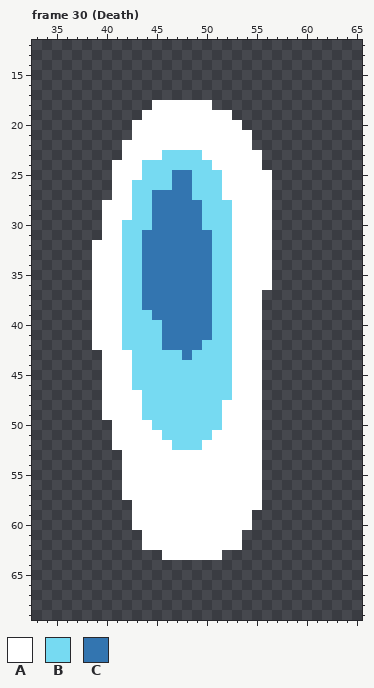
Pixel-art file -- JamJamUnityProj/Assets/Art/Animations/Angel Animations.aseprite. The picture above is the old version.
100x100 pixels, 38 frames. Shown: frame 30 (Death): x 33..65, y 12..69. The commit also changed other frames, which this record leaves out.
Visible layers, top first: "sword hands", "Sword", "bow hands", "Arrow", "bow", "Angel".
Palette (. is transparent): A #ffffff  B #76daf2  C #3375b0
Pixels before, frame 30 (Death), first column x 39:
18 ......AAAAAA......
19 .....AAAAAAAAA....
20 ....AAAAAAAAAAA...
21 ....AAAAAAAAAAAA..
22 ...AAAAAAAAAAAAA..
23 ...AAAABBBBAAAAAA.
24 ..AAABBBBBBBAAAAA.
25 ..AAABBBCCBBBAAAAA
26 ..AABBBBCCBBBAAAAA
27 ..AABBCCCCBBBAAAAA
28 .AAABBCCCCCBBBAAAA
29 .AAABBCCCCCBBBAAAA
30 .AABBBCCCCCBBBAAAA
31 .AABBCCCCCCCBBAAAA
32 AAABBCCCCCCCBBAAAA
33 AAABBCCCCCCCBBAAAA
34 AAABBCCCCCCCBBAAAA
35 AAABBCCCCCCCBBAAAA
36 AAABBCCCCCCCBBAAAA
37 AAABBCCCCCCCBBAAA.
38 AAABBCCCCCCCBBAAA.
39 AAABBBCCCCCCBBAAA.
40 AAABBBBCCCCCBBAAA.
41 AAABBBBCCCCCBBAAA.
42 AAABBBBCCCCBBBAAA.
43 .AAABBBBBCBBBBAAA.
44 .AAABBBBBBBBBBAAA.
45 .AAABBBBBBBBBBAAA.
46 .AAABBBBBBBBBBAAA.
47 .AAAABBBBBBBBBAAA.
48 .AAAABBBBBBBBAAAA.
49 .AAAABBBBBBBBAAAA.
50 ..AAAABBBBBBBAAAA.
51 ..AAAAABBBBBAAAAA.
52 ..AAAAAABBBAAAAAA.
53 ...AAAAAAAAAAAAAA.
54 ...AAAAAAAAAAAAAA.
55 ...AAAAAAAAAAAAAA.
56 ...AAAAAAAAAAAAAA.
57 ...AAAAAAAAAAAAAA.
58 ....AAAAAAAAAAAAA.
59 ....AAAAAAAAAAAA..
60 ....AAAAAAAAAAAA..
61 .....AAAAAAAAAA...
62 .....AAAAAAAAAA...
63 .......AAAAAA.....
And afterwards:
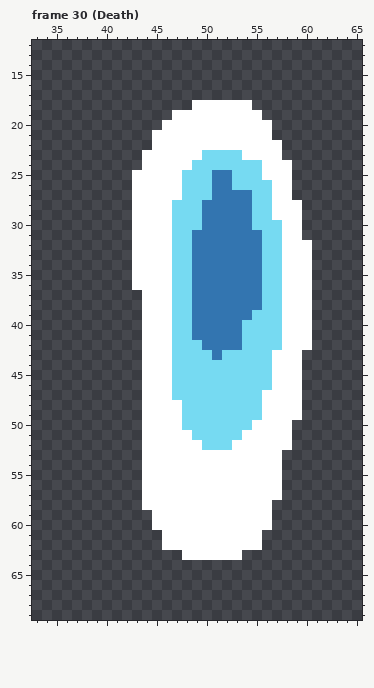
Edits made:
Changed rows in their new state; - is an unchanged pixel.
Frame 30 (Death), layer "Angel":
first column x 39:
18 ------....--AAAA------
19 -----...------AAA-----
20 ----...--------AAA----
21 ----..----------AA----
22 ---...----------AAA---
23 ---..--AAAABBBB--AA---
24 --...AAAAA--BBBBBAAA--
25 --..-AAAAB--CCBBB-AA--
26 --..AAAAAB--CCBBBBAA--
27 --..AAAAAB--CCCCBBAA--
28 -...AAAABBBCCCCCBBAAA-
29 -...AAAABBBCCCCCBBAAA-
30 -...AAAABBBCCCCCBBBAA-
31 -...AAAABB--CCCCCBBAA-
32 ....AAAABB--CCCCCBBAAA
33 ....AAAABB--CCCCCBBAAA
34 ....AAAABB--CCCCCBBAAA
35 ....AAAABB--CCCCCBBAAA
36 ....AAAABB--CCCCCBBAAA
37 .....AAABB--CCCCCBBAAA
38 .....AAABB--CCCCCBBAAA
39 .....AAABB--CCCCBBBAAA
40 .....AAABB--CCCBBBBAAA
41 .....AAABB--CCCBBBBAAA
42 .....AAABBBCCCCBBBBAAA
43 -....AAA-B--C-BBBBAAA-
44 -....AAA------BBBBAAA-
45 -....AAA------BBBBAAA-
46 -....AAA------BBBBAAA-
47 -....AAA------BBBAAAA-
48 -....AAAA----BBBBAAAA-
49 -....AAAA----BBBBAAAA-
50 --...-AAA----BBB-AAA--
51 --...--AAA--BBB--AAA--
52 --...---AAABBB---AAA--
53 ---..------------AA---
54 ---..------------AA---
55 ---..------------AA---
56 ---..------------AA---
57 ---..------------AA---
58 ----.------------A----
59 ----..----------AA----
60 ----..----------AA----
61 -----..--------AA-----
62 -----..--------AA-----
63 -------..----AA-------
Changed places in both pictures, as pixel boxes (x1, y1, x2, y2):
changed: (92, 100, 312, 560)
